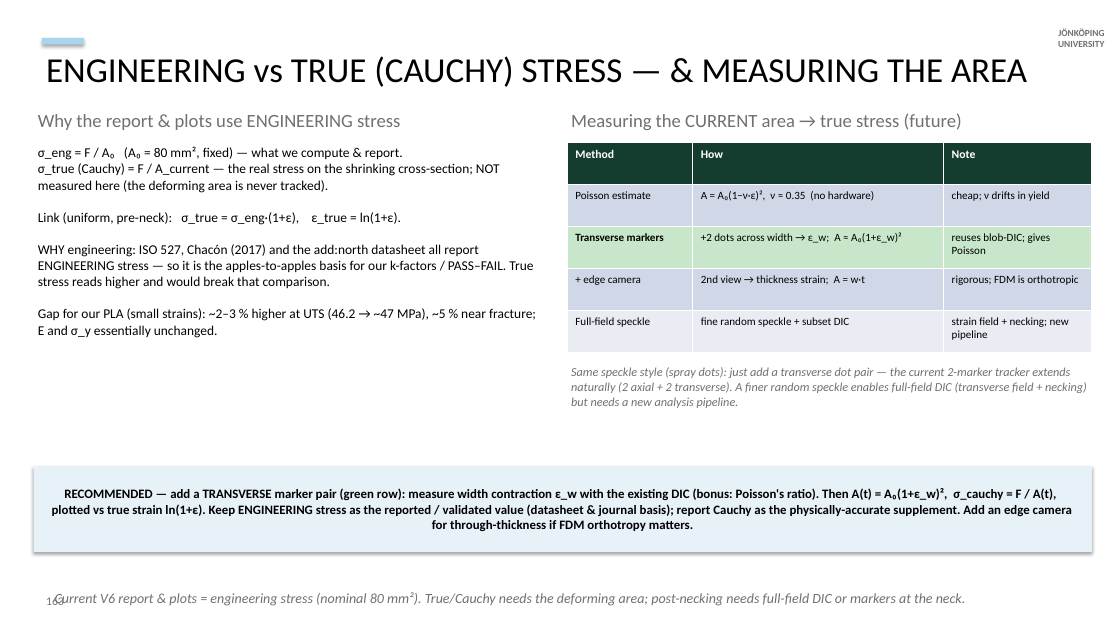
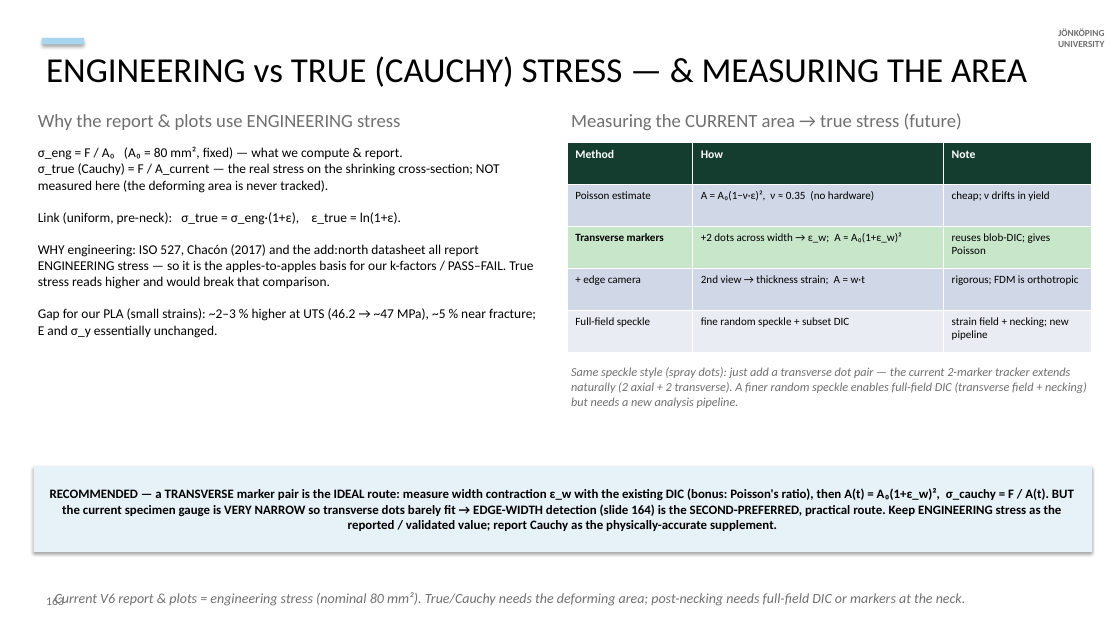
Before and after one commit to cenmir/UTM, a slide deck: slide 23 of documentation/V6a_8_6_20_slides.pptx. Drawn at 1120x630 pixels with LibreOffice and Linux fonts; fonts in the diff are those of the drawing. Boxes give left, top, right and bottom in pixels: in the first picture for what was removed or moved away, otherwise in the second. Text is boxed around its words. In the diff, an @@ line names an element or a change of style, - is before the commit and + after.

```diff
--- a/documentation/V6a_8_6_20_slides.pptx
+++ b/documentation/V6a_8_6_20_slides.pptx
@@ text in rectangle at box(50, 488, 1074, 531): text changed @@
-RECOMMENDED — add a TRANSVERSE marker pair (green row): measure width contraction ε_w with the existing DIC (bonus: Poisson's ratio). Then A(t) = A₀(1+ε_w)², σ_cauchy = F / A(t), plotted vs true strain ln(1+ε). Keep ENGINEERING stress as the reported / validated value (datasheet & journal basis); report Cauchy as the physically-accurate supplement. Add an edge camera for through-thickness if FDM orthotropy matters.
+RECOMMENDED — a TRANSVERSE marker pair is the IDEAL route: measure width contraction ε_w with the existing DIC (bonus: Poisson's ratio), then A(t) = A₀(1+ε_w)², σ_cauchy = F / A(t). BUT the current specimen gauge is VERY NARROW so transverse dots barely fit → EDGE-WIDTH detection (slide 164) is the SECOND-PREFERRED, practical route. Keep ENGINEERING stress as the reported / validated value; report Cauchy as the physically-accurate supplement.
```
Also in this commit, not shown: 1 other file.
